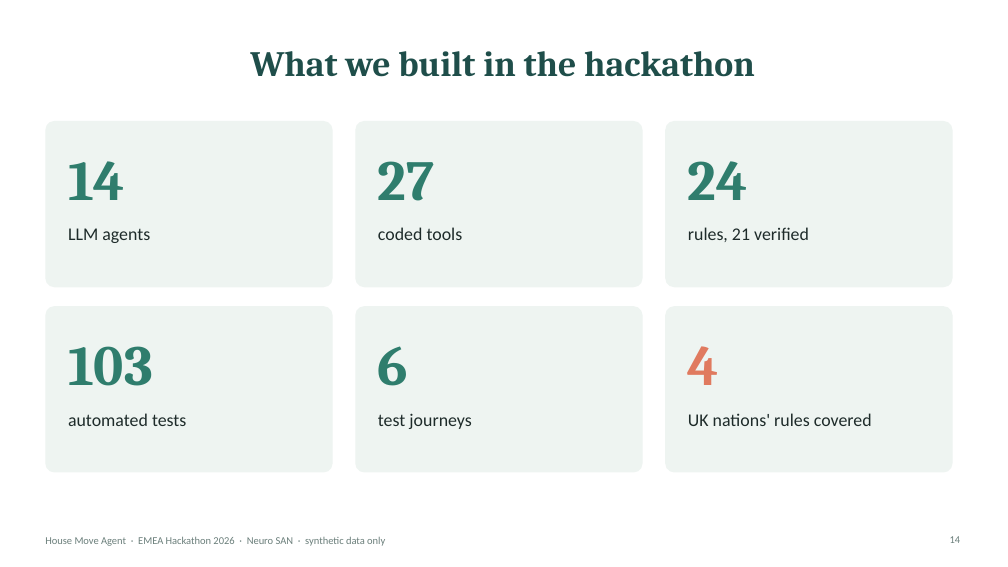
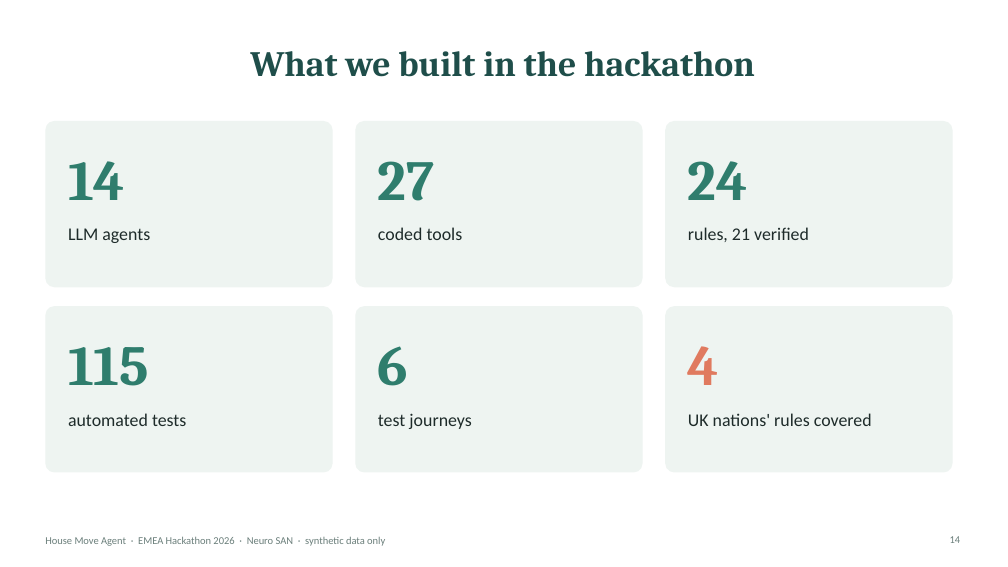
Before and after one commit to varadarajp/neuro-san-house-move, a slide deck: slide 14 of House_Move_Agent.pptx. Drawn at 1008x567 pixels with LibreOffice and Linux fonts; fonts in the diff are those of the drawing. Boxes give left, top, right and bottom in pixels: in the first picture for what was removed or moved away, otherwise in the second. Text is boxed around its words. In the diff, an @@ line names an element or a change of style, - is before the commit and + after.

```diff
--- a/House_Move_Agent.pptx
+++ b/House_Move_Agent.pptx
@@ text at [68, 347, 149, 386]: text changed @@
-103
+115
```
Also in this commit, not shown: 1 other slide changed, 29 other files.
